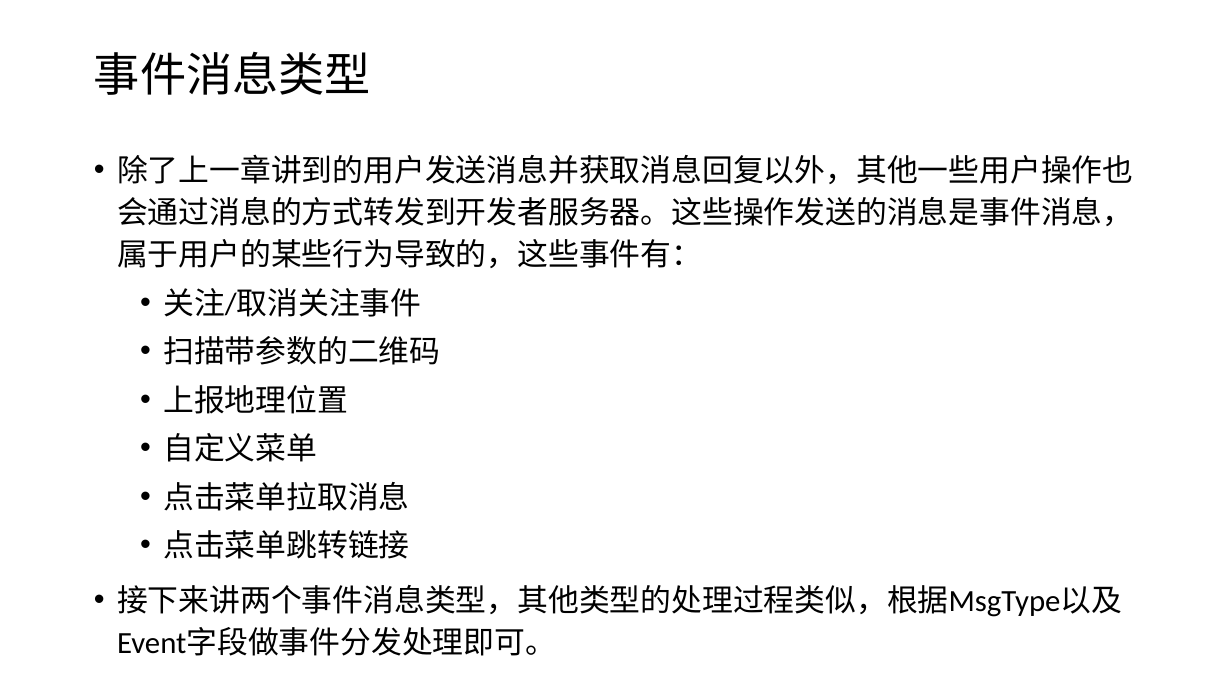
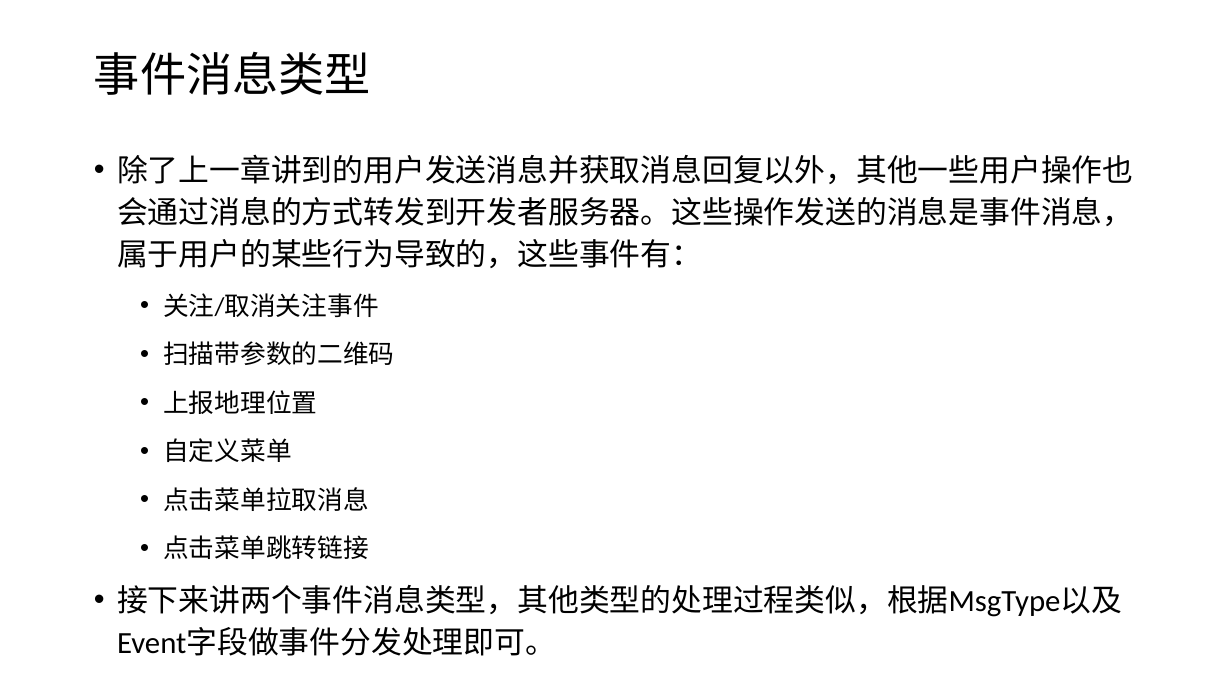
Before and after one commit to edu2act/course-wechat-and-miniprogram, a slide deck: slide 2 of ch04/事件消息处理.pptx. Drawn at 1232x693 pixels with LibreOffice and Linux fonts; fonts in the diff are those of the drawing. Boxes give left, top, right and bottom in pixels: in the first picture for what was removed or moved away, otherwise in the second. Text is boxed around its words. In the diff, an @@ line names an element or a change of style, - is before the commit and + after.

```diff
--- a/ch04/事件消息处理.pptx
+++ b/ch04/事件消息处理.pptx
@@ text at box(163, 293, 394, 559): size 24 to 20 pt in "关注/取消关注事件", "扫描带参数的二维码", "上报地理位置", "自定义菜单" and 2 more places @@
```
Also in this commit, not shown: 3 other files.
